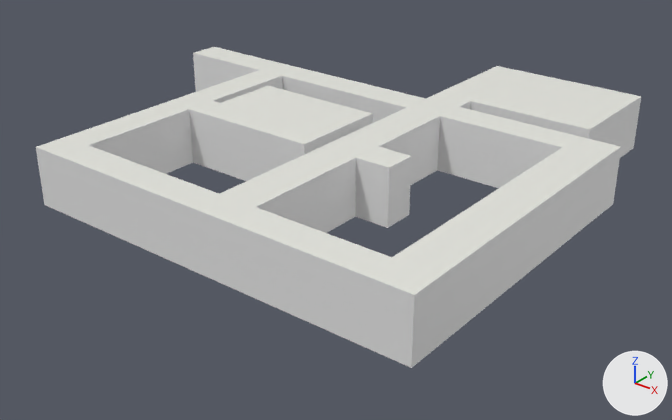
Renders of the Blender file WalkingSim/House.blend from each side of a commit.
Camera for both pictures: a 50 mm lens placed at (25.5, -47.7, 23.6), pointed at (-5.9, -8.4, -0.7). Lighting does not change. The marker at lower right points along +X, +Y and +Z.

In view in the first picture: 'floor -col'.
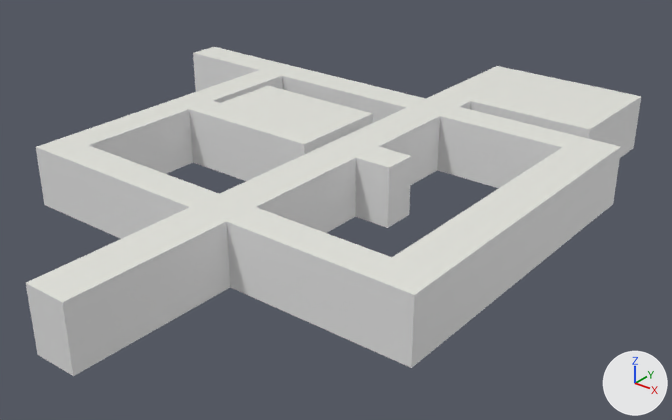
The change, as a diff of the scene's bpy script:
```diff
--- a/WalkingSim/House.blend.py
+++ b/WalkingSim/House.blend.py
@@ me_plane @@
 # used by ob_floor__col; location = (0.0, 0.0, 0.0)
-me_plane.from_pydata(...)  # 102 vertices, 87 faces; spans x -25.6..7.3, y -19.7..10.4, z 0.0..3.7
+me_plane.from_pydata(...)  # 110 vertices, 96 faces; spans x -25.6..7.3, y -29.2..10.4, z 0.0..3.7
+# me_plane part 1
+# 3 faces are deleted
+# 8 vertices are added at x -6.1..-3.6, y -29.2..-20.3, z 0.0..3.7
+# 5 new faces join them, mat_wallmat (white #e7e7e7)
+# 5 new faces join them, mat_ceilingmat (white #e7e7e0)
+# 2 new faces join them, mat_floormaterial (white #e7e6dc)
 me_plane.materials.append(mat_floormaterial)
```

Changed parts and their boxes [x1, y1, x2, y2] in the pictures (672 x 420 px):
'floor -col', reshaped: before [36, 47, 641, 368]; after [26, 47, 641, 376]
part 1 of me_plane, built on: before [37, 70, 373, 287]; after [26, 70, 373, 376]
